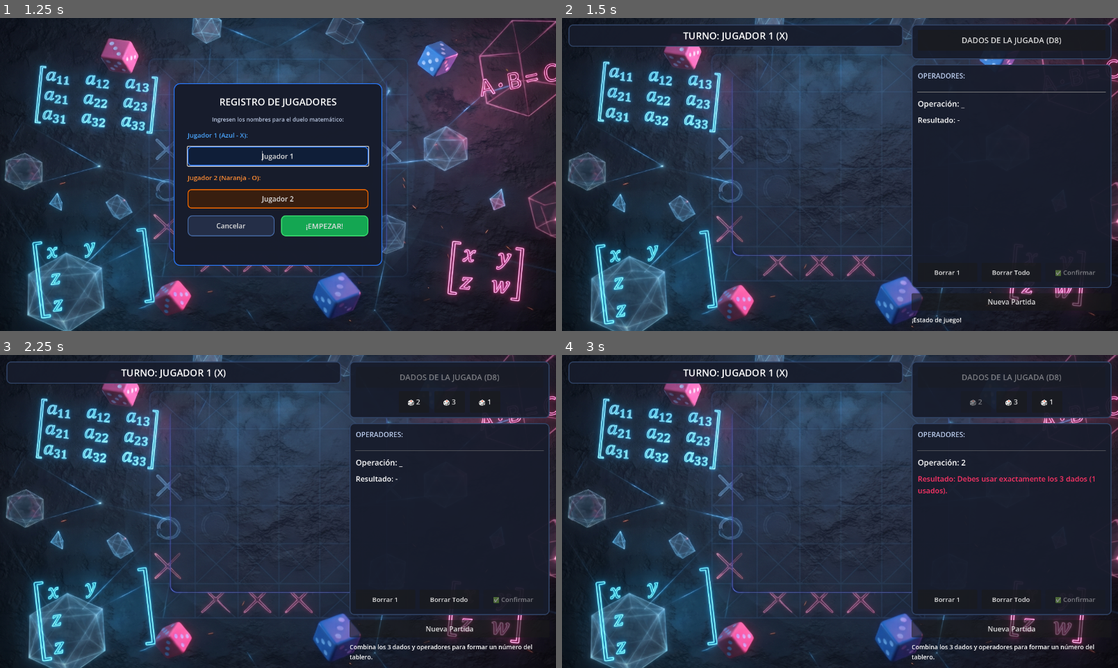
Above: before the commit, frames 1-4 (two rows, left to right).
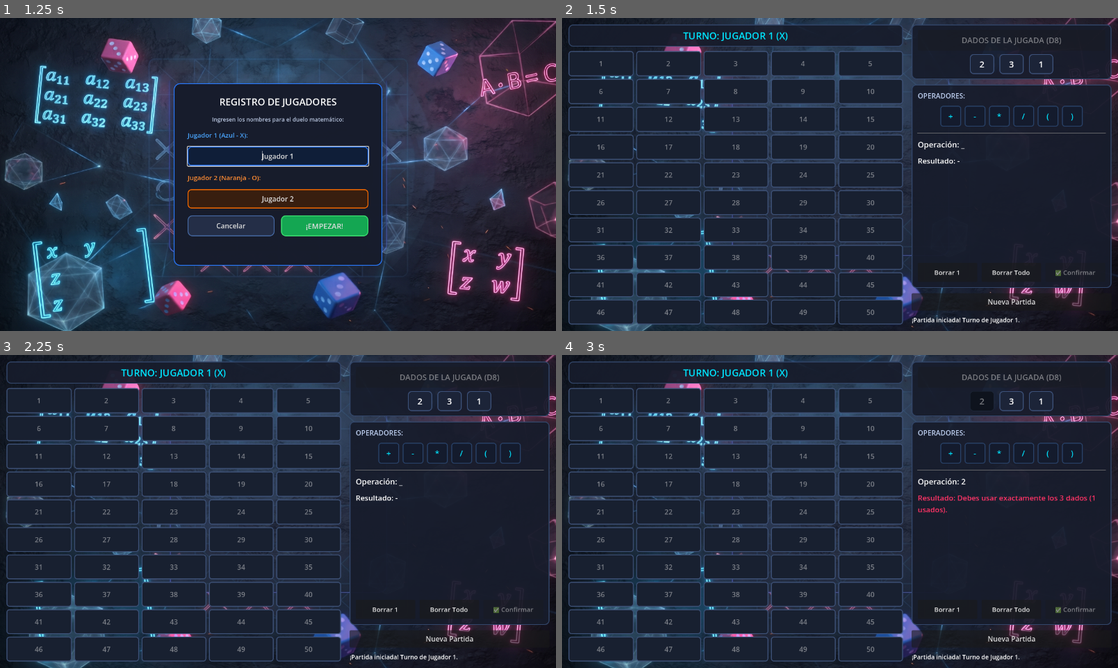
Above: after the commit, the same moments.

Repository: agusgigliottifarias/GDV_matrices
Game: Godot game, scene res://scenes/menu.tscn
Same seed, same stepped clock (60 frames per second), same inputs: the game is played once before the commit and once after it.
Inputs (mouse positions are in pixels of both pictures, inside the frame that each line leads up to):
- Up to frame 1 (1.25 s): click "JUGAR" at 0.5 s
- Up to frame 2 (1.5 s): click "¡EMPEZAR!" at 1.25 s
- Up to frame 3 (2.25 s): click (450, 376) at 2 s, where only the run before the commit has a clickable "DADOS DE LA JUGADA (D8)"
- Up to frame 4 (3 s): click (973, 401) at 2.75 s, where only the run before the commit has a clickable "🎲 2"

Frame 1 is identical in both runs. In frame 2, 29% of the frame differs, in the area x 1-99%, y 4-98%; in frame 3, 29%; in frame 4, 30%.
Error before the commit: Invalid access to property or key 'pressed' on a base object of type 'null instance'. (res://scripts/main.gd:49)

Commit message:
se agrego los scripts

Diff:
--- a/scripts/game_manager.gd
+++ b/scripts/game_manager.gd
@@ -35,7 +35,7 @@
 	add_child(music_player)
 
 func _auto_load_bgm() -> void:
-	# Buscar en res://musica/ y en res://assets/musica/
+	# Buscar en res://musica/
 	var search_paths = ["res://musica/", "res://assets/musica/"]
 
 	for path in search_paths:
--- a/scripts/main.gd
+++ b/scripts/main.gd
@@ -17,7 +17,6 @@
 @onready var clear_one_button: Button = %ClearOneButton
 @onready var clear_all_button: Button = %ClearAllButton
 @onready var restart_button: Button = %RestartButton
-@onready var debug_button: Button = %DebugButton
 @onready var operators_container: HBoxContainer = %OperatorsContainer
 @onready var game_over_panel: PanelContainer = %GameOverPanel
 @onready var winner_label: Label = %WinnerLabel
@@ -29,12 +28,17 @@
 var evaluated_target_value: int = -1
 var game_is_over: bool = false
 
-# Colores característicos
-const COLOR_P1 = Color("#00e5ff") # Cyan Neón
+# Buffer para el código secreto ("siempre hay gdv")
+var secret_buffer: String = ""
+const SECRET_CODE: String = "siempre hay gdv"
+
+# Colores característicos de alto contraste
+const COLOR_P1 = Color("#00e5ff") # Cyan Neón / Azul
 const COLOR_P2 = Color("#ff9100") # Naranja Neón
-const COLOR_NEUTRAL = Color("#ffffff")
-const COLOR_VALID = Color("#00ff66")
-const COLOR_ERROR = Color("#ff3366")
+const COLOR_NEUTRAL = Color("#ffffff") # Blanco puro
+const COLOR_VALID = Color("#00ff66") # Verde neón brillante
+const COLOR_WARN = Color("#ffcc00") # Amarillo neón
+const COLOR_ERROR = Color("#ff3366") # Rojo neón
 
 func _ready() -> void:
 	board_manager.board_updated.connect(_on_board_updated)
@@ -46,11 +50,24 @@
 	clear_all_button.pressed.connect(_on_clear_all_pressed)
 	confirm_button.pressed.connect(_on_confirm_button_pressed)
 	restart_button.pressed.connect(_on_restart_button_pressed)
-	debug_button.pressed.connect(func(): get_tree().change_scene_to_file("res://scenes/debug_mode.tscn"))
 	$CanvasLayer/GameOverPanel/VBoxContainer/PlayAgainButton.pressed.connect(_on_restart_button_pressed)
 
 	_setup_operator_buttons()
 	start_new_game()
+
+func _unhandled_input(event: InputEvent) -> void:
+	if event is InputEventKey and event.pressed and not event.echo:
+		var unicode = event.unicode
+		if unicode > 0:
+			var char_typed = String.chr(unicode).to_lower()
+			secret_buffer += char_typed
+			if secret_buffer.length() > 30:
+				secret_buffer = secret_buffer.right(30)
+
+			if secret_buffer.ends_with(SECRET_CODE):
+				secret_buffer = ""
+				print("[CheatCode] ¡Código secreto detectado! Abriendo Modo Debug...")
+				get_tree().change_scene_to_file("res://scenes/debug_mode.tscn")
 
 func start_new_game() -> void:
 	game_is_over = false
@@ -73,8 +90,22 @@
 	for op in ops:
 		var btn = Button.new()
 		btn.text = " " + op + " "
-		btn.custom_minimum_size = Vector2(45, 45)
-		btn.theme_type_variation = "FlatButton"
+		btn.custom_minimum_size = Vector2(48, 48)
+		btn.add_theme_font_size_override("font_size", 18)
+		btn.add_theme_color_override("font_color", Color("#00e5ff"))
+
+		var op_style = StyleBoxFlat.new()
+		op_style.set_corner_radius_all(6)
+		op_style.bg_color = Color("#141b2d")
+		op_style.set_border_width_all(2)
+		op_style.border_color = Color("#294268")
+		btn.add_theme_stylebox_override("normal", op_style)
+
+		var op_hover = op_style.duplicate()
+		op_hover.bg_color = Color("#1e2c4a")
+		op_hover.border_color = Color("#00e5ff")
+		btn.add_theme_stylebox_override("hover", op_hover)
+
 		var op_text = op
 		btn.pressed.connect(func(): _append_operator(op_text))
 		operators_container.add_child(btn)
@@ -111,8 +142,23 @@
 
 	for i in range(values.size()):
 		var btn = Button.new()
-		btn.text = "🎲 %d" % values[i]
-		btn.custom_minimum_size = Vector2(70, 50)
+		btn.text = str(values[i])
+		btn.custom_minimum_size = Vector2(56, 46)
+		btn.add_theme_font_size_override("font_size", 20)
+		btn.add_theme_color_override("font_color", COLOR_NEUTRAL)
+
+		var die_style = StyleBoxFlat.new()
+		die_style.set_corner_radius_all(8)
+		die_style.bg_color = Color("#1c2438")
+		die_style.set_border_width_all(2)
+		die_style.border_color = Color("#3d527a")
+		btn.add_theme_stylebox_override("normal", die_style)
+
+		var die_hover = die_style.duplicate()
+		die_hover.bg_color = Color("#263452")
+		die_hover.border_color = Color("#00e5ff")
+		btn.add_theme_stylebox_override("hover", die_hover)
+
 		var die_index = i
 		var die_val = values[i]
 		btn.pressed.connect(func(): _on_die_pressed(die_index, die_val))
@@ -153,7 +199,15 @@
 func _update_dice_buttons_state() -> void:
 	for i in range(dice_buttons.size()):
 		if i < dice_buttons.size():
-			dice_buttons[i].disabled = (i in dice_manager.used_dice_indices)
+			var is_used = (i in dice_manager.used_dice_indices)
+			dice_buttons[i].disabled = is_used
+			if is_used:
+				var disabled_style = StyleBoxFlat.new()
+				disabled_style.set_corner_radius_all(8)
+				disabled_style.bg_color = Color("#0e131d")
+				disabled_style.set_border_width_all(1)
+				disabled_style.border_color = Color("#1e283a")
+				dice_buttons[i].add_theme_stylebox_override("disabled", disabled_style)
 
 func _rebuild_and_evaluate_formula() -> void:
 	var expr_str = ""
@@ -177,18 +231,27 @@
 	if eval_res["valid"]:
 		var val: int = eval_res["result"]
 		evaluated_target_value = val
-		result_label.text = "Resultado: %d ✓" % val
-		result_label.add_theme_color_override("font_color", COLOR_VALID)
-
-		var pos = board_manager.find_available_cell_pos(val)
-		if pos != Vector2i(-1, -1):
-			confirm_button.disabled = false
-			status_label.text = "¡Resultado %d VÁLIDO y LIBRE! Presiona 'Confirmar'." % val
-			_highlight_target_board_cell(val)
+
+		if val > 50:
+			result_label.text = "Resultado: %d ⚠️ (Mayor a 50)" % val
+			result_label.add_theme_color_override("font_color", COLOR_WARN)
+			confirm_button.disabled = true
+			status_label.text = "💡 ¡Tremenda cuenta! (%d), pero el tablero llega hasta 50. Usá '⌫ Borrar 1' para probar otra opción." % val
+			_highlight_target_board_cell(-1)
 		else:
-			confirm_button.disabled = true
-			status_label.text = "El número %d NO está libre o está fuera de rango (1-50)." % val
-			_highlight_target_board_cell(-1)
+			var pos = board_manager.find_available_cell_pos(val)
+			if pos != Vector2i(-1, -1):
+				result_label.text = "Resultado: %d ✓" % val
+				result_label.add_theme_color_override("font_color", COLOR_VALID)
+				confirm_button.disabled = false
+				status_label.text = "¡Resultado %d VÁLIDO y LIBRE! Presioná 'Confirmar'." % val
+				_highlight_target_board_cell(val)
+			else:
+				result_label.text = "Resultado: %d ⚠️ (Ocupado)" % val
+				result_label.add_theme_color_override("font_color", COLOR_WARN)
+				confirm_button.disabled = true
+				status_label.text = "El casillero %d ya fue ocupado. Usá '⌫ Borrar 1' para buscar otra opción libre." % val
+				_highlight_target_board_cell(-1)
 	else:
 		evaluated_target_value = -1
 		result_label.text = "Resultado: " + eval_res["error"]
@@ -197,7 +260,7 @@
 		_highlight_target_board_cell(-1)
 
 func _on_confirm_button_pressed() -> void:
-	if evaluated_target_value <= 0 or game_is_over: return
+	if evaluated_target_value <= 0 or evaluated_target_value > 50 or game_is_over: return
 
 	var pos = board_manager.find_available_cell_pos(evaluated_target_value)
 	if pos != Vector2i(-1, -1):
@@ -223,7 +286,7 @@
 		for c in range(BoardManager.GRID_COLS):
 			var cell_data = board_manager.grid[r][c]
 			var btn = Button.new()
-			btn.custom_minimum_size = Vector2(55, 42)
+			btn.custom_minimum_size = Vector2(58, 44)
 			btn.size_flags_horizontal = Control.SIZE_EXPAND_FILL
 			btn.size_flags_vertical = Control.SIZE_EXPAND_FILL
 
@@ -231,29 +294,29 @@
 			var owner_id: int = cell_data["owner"]
 
 			var style = StyleBoxFlat.new()
-			style.set_corner_radius_all(4)
+			style.set_corner_radius_all(6)
 
 			if owner_id == 1:
 				btn.text = "%d  X" % val
 				btn.add_theme_color_override("font_color", COLOR_P1)
-				btn.add_theme_font_size_override("font_size", 16)
-				style.bg_color = Color("#003344")
+				btn.add_theme_font_size_override("font_size", 17)
+				style.bg_color = Color("#0b324d")
 				style.set_border_width_all(2)
 				style.border_color = COLOR_P1
 			elif owner_id == 2:
 				btn.text = "%d  O" % val
 				btn.add_theme_color_override("font_color", COLOR_P2)
-				btn.add_theme_font_size_override("font_size", 16)
-				style.bg_color = Color("#442200")
+				btn.add_theme_font_size_override("font_size", 17)
+				style.bg_color = Color("#4d240b")
 				style.set_border_width_all(2)
 				style.border_color = COLOR_P2
 			else:
 				btn.text = str(val)
 				btn.add_theme_color_override("font_color", COLOR_NEUTRAL)
-				btn.add_theme_font_size_override("font_size", 14)
-				style.bg_color = Color("#1e222d")
-				style.set_border_width_all(1)
-				style.border_color = Color("#343a4a")
+				btn.add_theme_font_size_override("font_size", 16)
+				style.bg_color = Color("#182030")
+				style.set_border_width_all(2)
+				style.border_color = Color("#3e5278")
 
 			btn.add_theme_stylebox_override("normal", style)
 			btn.add_theme_stylebox_override("disabled", style)
@@ -271,29 +334,29 @@
 				if target_val > 0 and cell_data["value"] == target_val and cell_data["owner"] == 0:
 					btn.add_theme_color_override("font_color", COLOR_VALID)
 					var highlight_style = StyleBoxFlat.new()
-					highlight_style.set_corner_radius_all(4)
-					highlight_style.bg_color = Color("#004422")
-					highlight_style.set_border_width_all(2)
+					highlight_style.set_corner_radius_all(6)
+					highlight_style.bg_color = Color("#0a4a22")
+					highlight_style.set_border_width_all(3)
 					highlight_style.border_color = COLOR_VALID
 					btn.add_theme_stylebox_override("disabled", highlight_style)
 				else:
 					var normal_style = StyleBoxFlat.new()
-					normal_style.set_corner_radius_all(4)
+					normal_style.set_corner_radius_all(6)
 					if cell_data["owner"] == 1:
 						btn.add_theme_color_override("font_color", COLOR_P1)
-						normal_style.bg_color = Color("#003344")
+						normal_style.bg_color = Color("#0b324d")
 						normal_style.set_border_width_all(2)
 						normal_style.border_color = COLOR_P1
 					elif cell_data["owner"] == 2:
 						btn.add_theme_color_override("font_color", COLOR_P2)
-						normal_style.bg_color = Color("#442200")
+						normal_style.bg_color = Color("#44240b")
 						normal_style.set_border_width_all(2)
 						normal_style.border_color = COLOR_P2
 					else:
 						btn.add_theme_color_override("font_color", COLOR_NEUTRAL)
-						normal_style.bg_color = Color("#1e222d")
-						normal_style.set_border_width_all(1)
-						normal_style.border_color = Color("#343a4a")
+						normal_style.bg_color = Color("#182030")
+						normal_style.set_border_width_all(2)
+						normal_style.border_color = Color("#3e5278")
 					btn.add_theme_stylebox_override("disabled", normal_style)
 			index += 1
 
